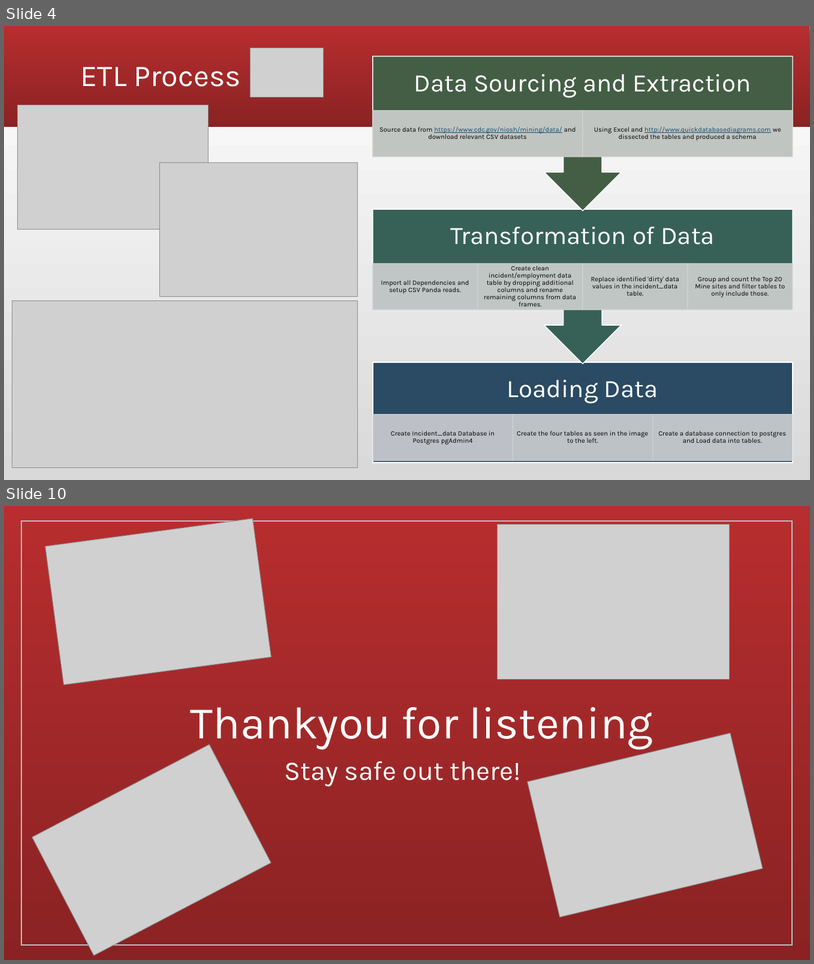
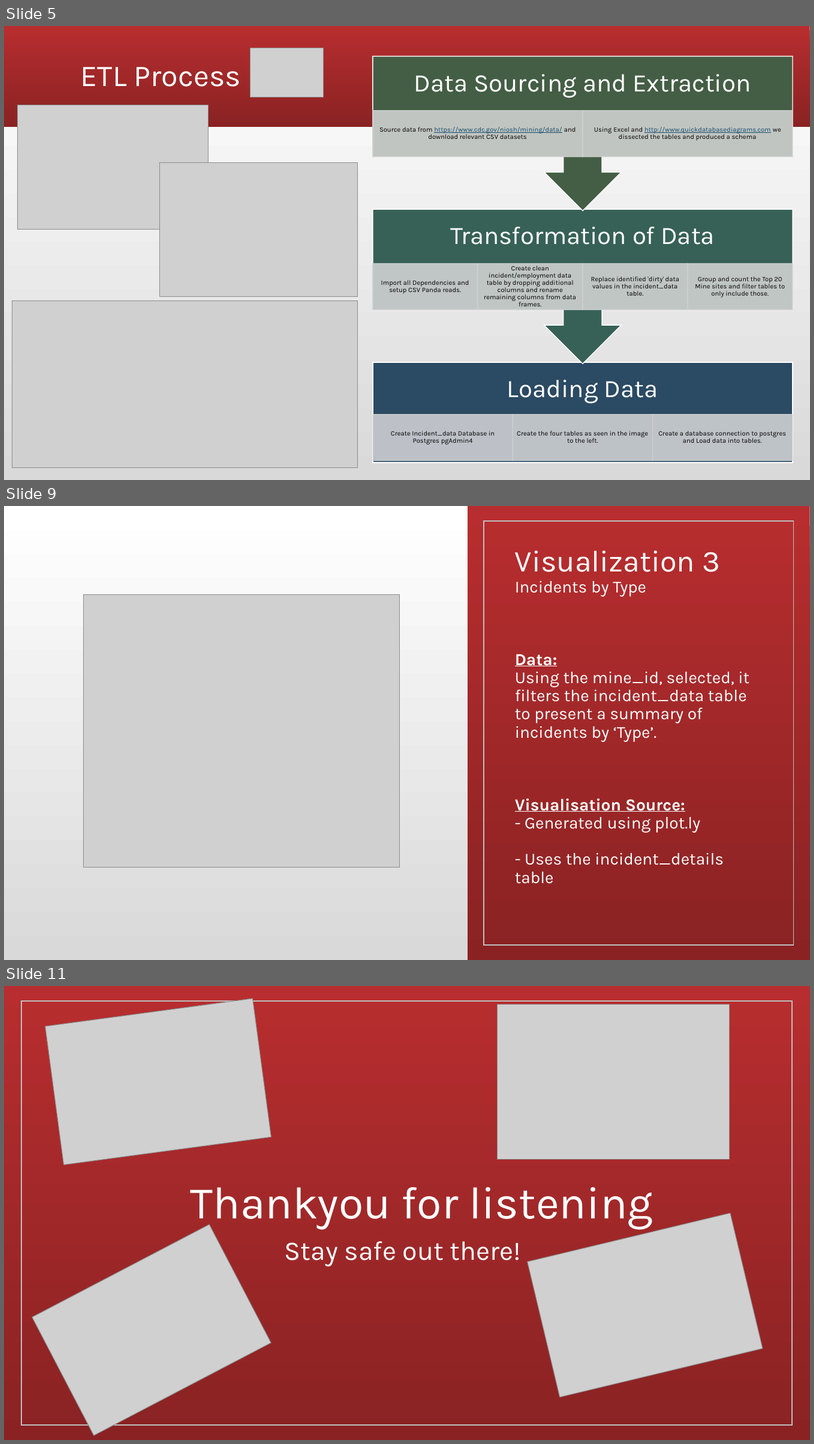
Before and after one commit to granttowers/Project_2, a slide deck: Project 2.pptx. Shown one above the other, each under a label of ours: slides 4 and 10 before the commit, slides 5, 9 and 11 after it; the slides between them are not shown. The pictures are 814x964 and 814x1444 pixels, drawn with LibreOffice and Linux fonts; fonts in the diff are those of the drawing; grey boxes stand for pictures. Boxes give left, top, right and bottom in pixels: in the first picture for what was removed or moved away, otherwise in the second. Text is boxed around its words. In the diff, an @@ line names an element or a change of style, - is before the commit and + after.

```diff
--- a/Project 2.pptx
+++ b/Project 2.pptx
@@ slide 9 added at [4,506,810,960], background gradient #D9D9D9 to #FFFFFF @@
@@ rectangle added at [467,506,810,960], fill gradient #B82D2F to #8A2223 @@
@@ rectangle added at [484,521,794,945], outline #F2F2F2 1.25 pt @@
@@ title added at [515,550,750,883], 20 pt, text #FFFFFF @@
+Visualization 3
+Incidents by Type
+Data:
+Using the mine_id, selected, it filters the incident_data table to present a summary of incidents by ‘Type’.
+Visualisation Source:
+- Generated using plot.ly
+- Uses the incident_details table
@@ picture added at [83,595,399,867] @@
@@ what was slide 4 is now slide 5 @@
@@ what was slide 10 is now slide 11 @@
```
Also in this commit, not shown: 3 slides changed, 3 other slides added, 3 slides removed.
